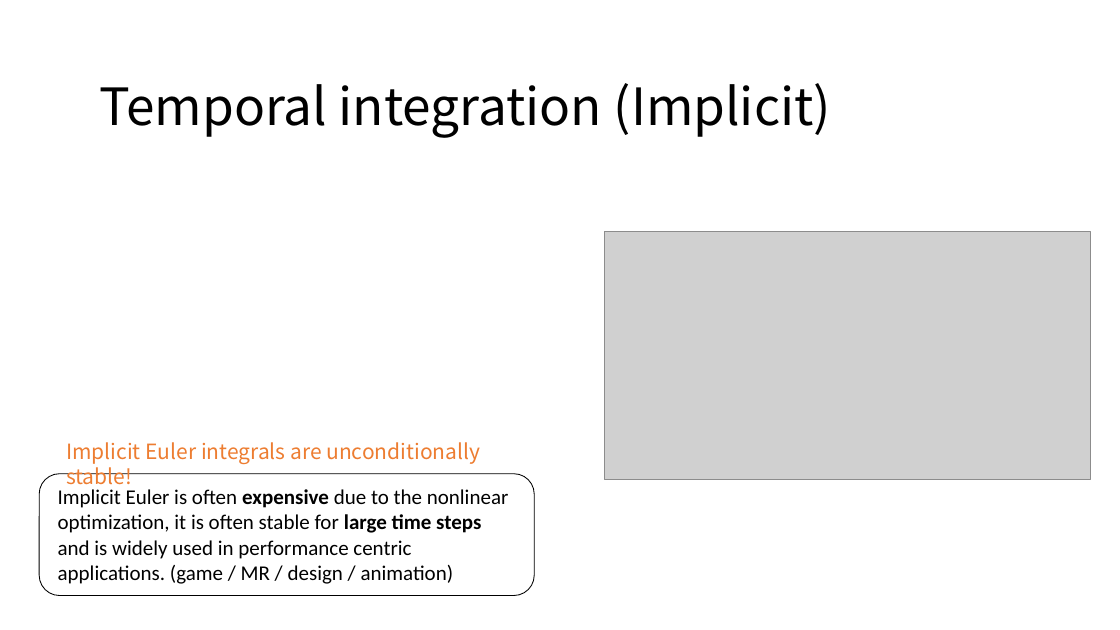
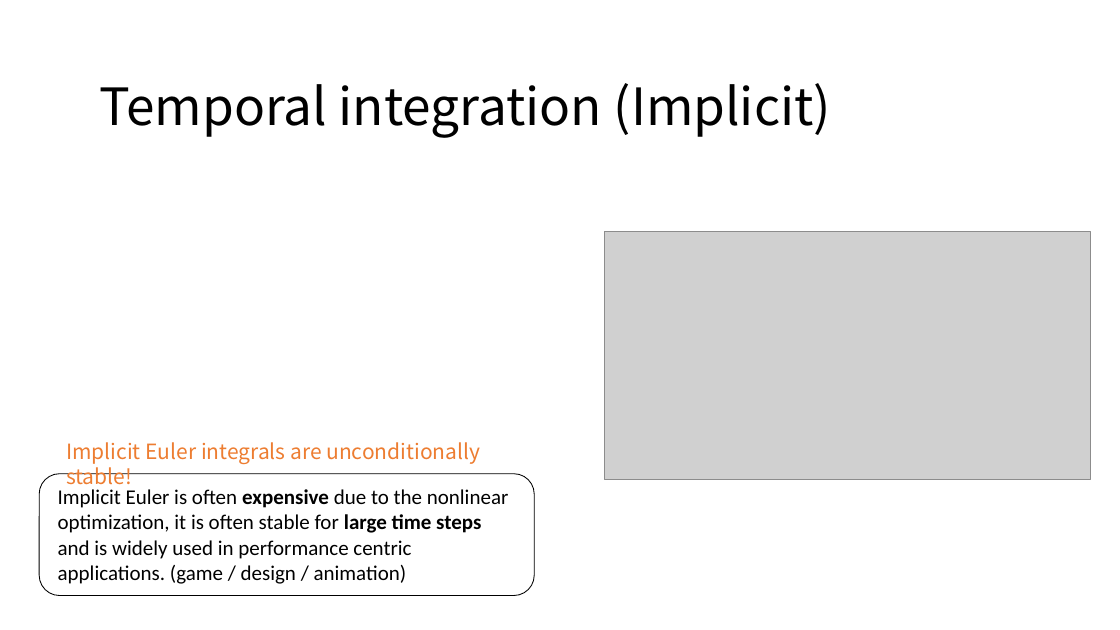
Before and after one commit to LILKOTYO/Lab-Presentation, a slide deck: slide 7 of 20220725_Spatial_and_Temporal_Discretization/Spatial_and_Temporal_Discretization.pptx. Drawn at 1120x630 pixels with LibreOffice and Linux fonts; fonts in the diff are those of the drawing; grey boxes stand for pictures. Boxes give left, top, right and bottom in pixels: in the first picture for what was removed or moved away, otherwise in the second. Text is boxed around its words. In the diff, an @@ line names an element or a change of style, - is before the commit and + after.

```diff
--- a/20220725_Spatial_and_Temporal_Discretization/Spatial_and_Temporal_Discretization.pptx
+++ b/20220725_Spatial_and_Temporal_Discretization/Spatial_and_Temporal_Discretization.pptx
@@ text at bbox=[58, 489, 509, 584]: text changed @@
-Implicit Euler is often expensive due to the nonlinear optimization, it is often stable for large time steps and is widely used in performance centric applications. (game / MR / design / animation)
+Implicit Euler is often expensive due to the nonlinear optimization, it is often stable for large time steps and is widely used in performance centric applications. (game / design / animation)
```
Also in this commit, not shown: 1 other slide changed, 1 other file.
